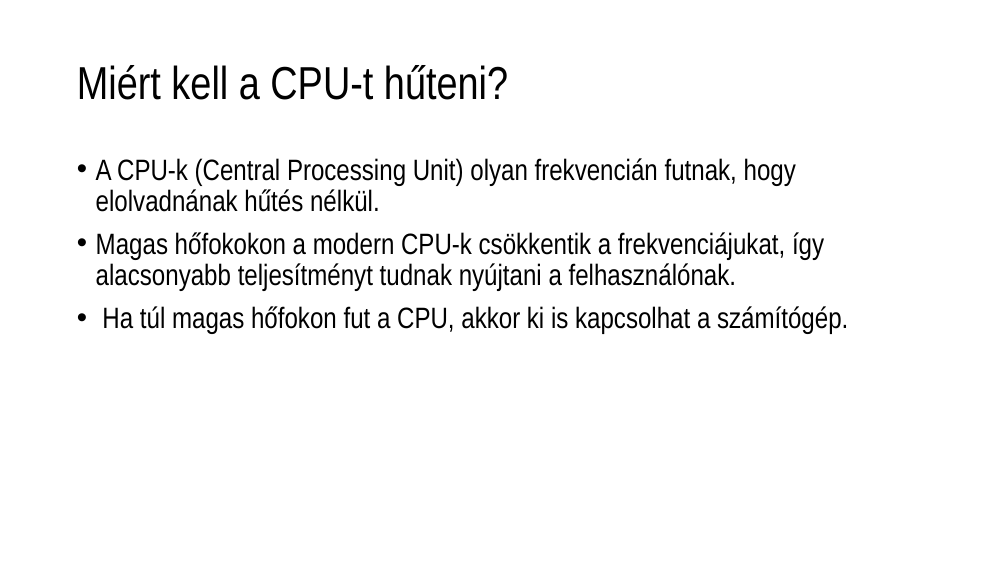
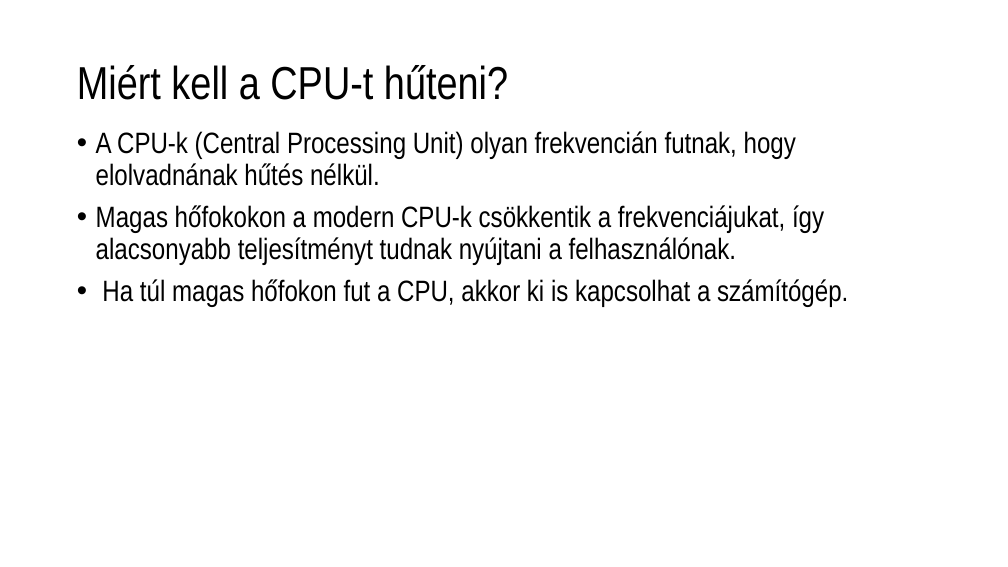
Before and after one commit to verbence/ppt-2022, a slide deck: slide 2 of cpuhutes.pptx. Drawn at 1008x567 pixels with LibreOffice and Linux fonts; fonts in the diff are those of the drawing. Boxes give left, top, right and bottom in pixels: in the first picture for what was removed or moved away, otherwise in the second. Text is boxed around its words. In the diff, an @@ line names an element or a change of style, - is before the commit and + after.

```diff
--- a/cpuhutes.pptx
+++ b/cpuhutes.pptx
@@ text "A CPU-k (Central Processing Unit) ...": place and size @@
-text "A CPU-k (Central Processing Unit) ..." at (96,158,848,333)
+text "A CPU-k (Central Processing Unit) ..." at (96,131,848,307)
```
Also in this commit, not shown: 1 other slide changed, 2 slides added, 2 slides removed.
